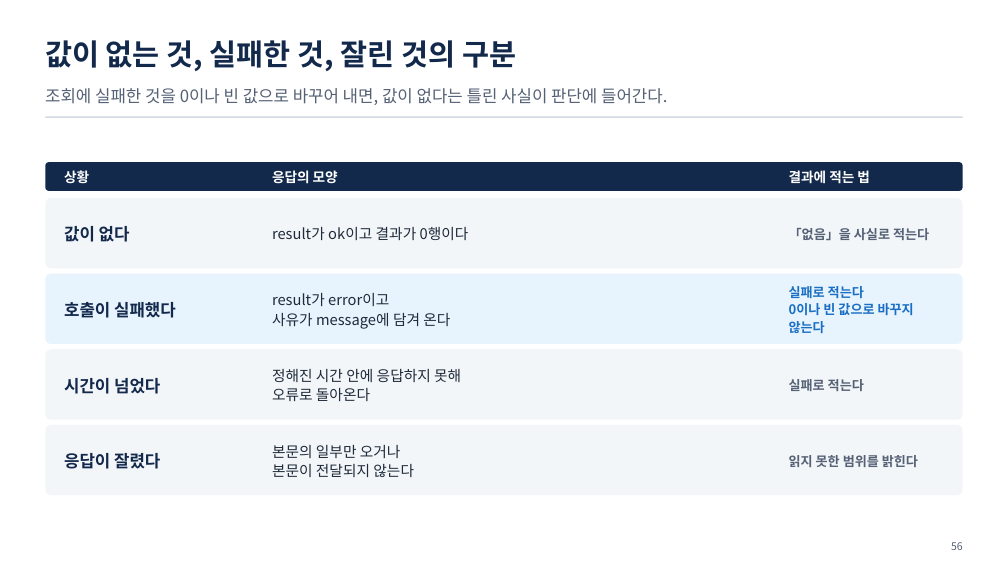
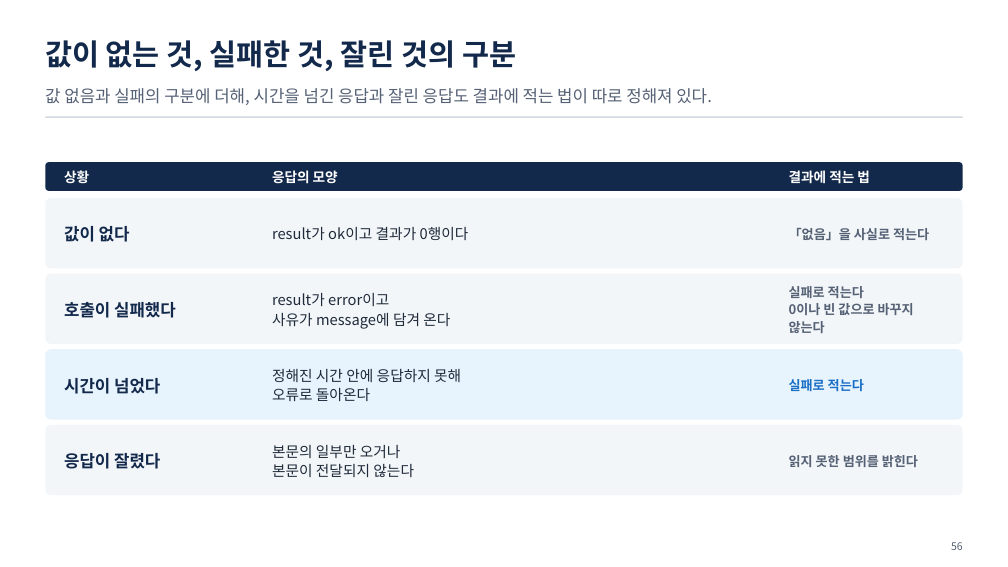
Before and after one commit to uengine-oss/hyd-iot-edu, a slide deck: slide 56 of docs/교재/통합반/06일차/통합반_06일차.pptx. Drawn at 1008x567 pixels with LibreOffice and Linux fonts; fonts in the diff are those of the drawing. Boxes give left, top, right and bottom in pixels: in the first picture for what was removed or moved away, otherwise in the second. Text is boxed around its words. In the diff, an @@ line names an element or a change of style, - is before the commit and + after.

```diff
--- a/docs/교재/통합반/06일차/통합반_06일차.pptx
+++ b/docs/교재/통합반/06일차/통합반_06일차.pptx
@@ text at [45, 88, 712, 105]: text changed @@
-조회에 실패한 것을 0이나 빈 값으로 바꾸어 내면, 값이 없다는 틀린 사실이 판단에 들어간다.
+값 없음과 실패의 구분에 더해, 시간을 넘긴 응답과 잘린 응답도 결과에 적는 법이 따로 정해져 있다.
@@ rounded rectangle at [45, 274, 963, 344]: fill #E7F3FD to #F3F6F9 @@
@@ text "실패로 적는다" at [789, 286, 914, 333]: text colour #1A6FC4 to #556175 @@
@@ rounded rectangle at [45, 349, 963, 420]: fill #F3F6F9 to #E7F3FD @@
@@ text "실패로 적는다" at [789, 379, 864, 391]: text colour #556175 to #1A6FC4 @@
```
Also in this commit, not shown: 11 other slides changed, 12 other files.
